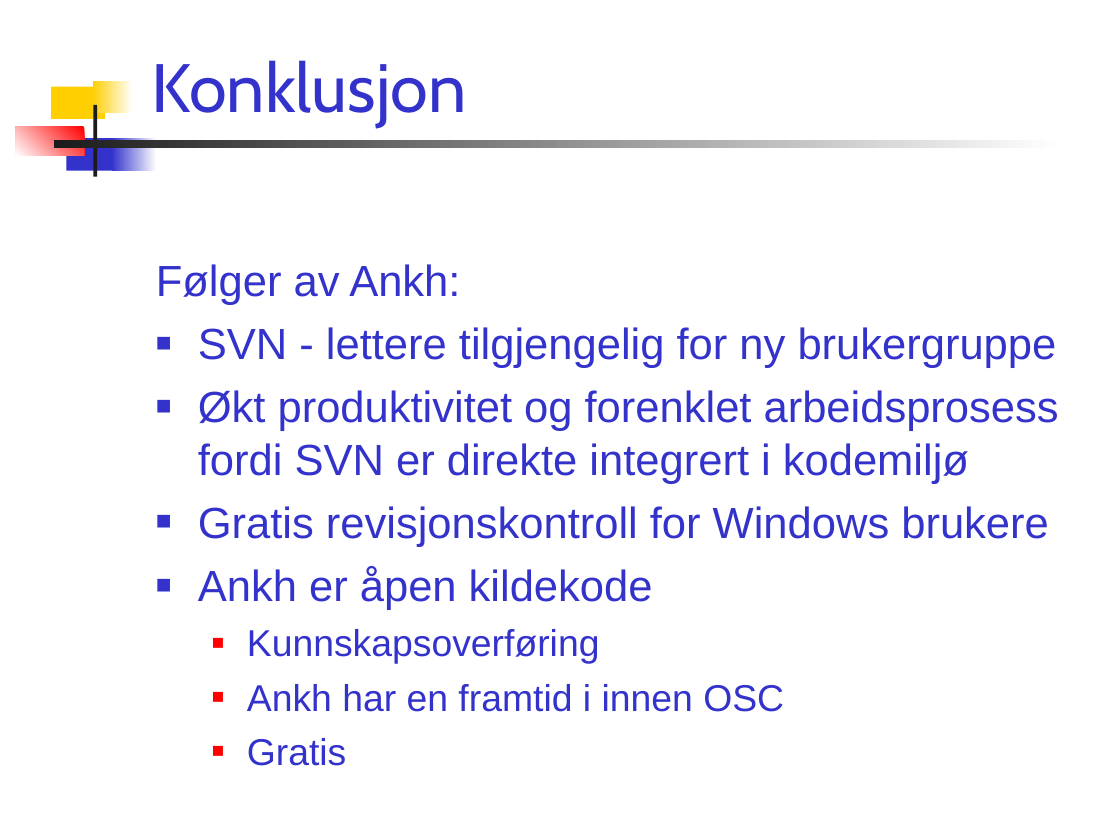
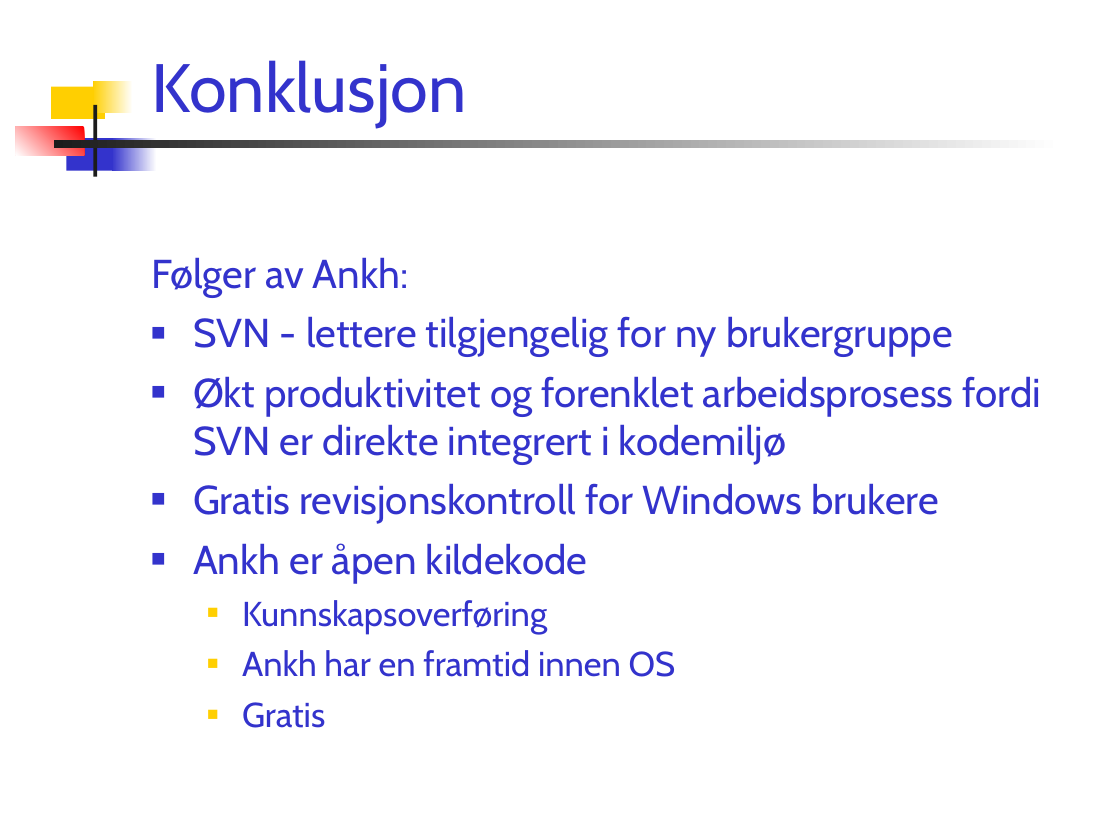
Before and after one commit to PhilJollans/AnkhSVN2019, a slide deck: slide 23 of doc/powerpoint/Subversion_addin_for_VS.NET.ppt (slide 22 before the commit). Drawn at 1120x840 pixels with LibreOffice and Linux fonts; fonts in the diff are those of the drawing. Boxes give left, top, right and bottom in pixels: in the first picture for what was removed or moved away, otherwise in the second. Text is boxed around its words. In the diff, an @@ line names an element or a change of style, - is before the commit and + after.

Commit message:
* Customised navigation model * Added new slide to sum up presentation * Tried to increase letter size in prompt * Customised work schedule

```diff
--- a/doc/powerpoint/Subversion_addin_for_VS.NET.ppt
+++ b/doc/powerpoint/Subversion_addin_for_VS.NET.ppt
@@ text at (151, 257, 1041, 728): size 28 to 25.9 pt in "Følger av Ankh:", "SVN - lettere tilgjengelig for ny brukergruppe", "Økt produktivitet og forenklet arbeidsprosess fordi SVN ...", "Gratis revisjonskontroll for Windows brukere" and 1 more places; font Arial to Cabin; size 24 to 22.2 pt in "Kunnskapsoverføring", "Gratis"; bullet colour #FF0000 to #FFCF01 @@
@@ text at (242, 650, 676, 677): text changed; size 24 to 22.2 pt; font Arial to Cabin @@
-  ■ Ankh har en framtid i innen OSC
+  ■ Ankh har en framtid innen OS
```
Also in this commit, not shown: 17 other slides changed, 1 slide added.
